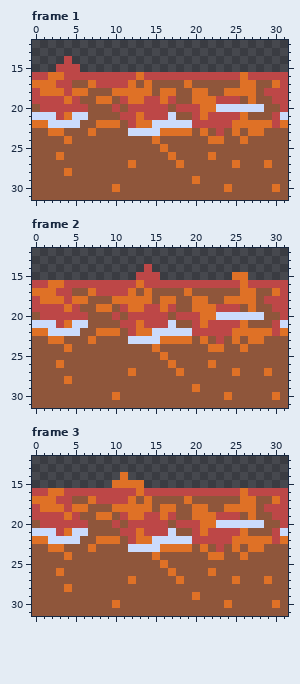
One commit to this pixel-art file: Beyond The Scrap/Assets/ItemSprite/Floor.aseprite. This is how it looked before the edit.
32x32 pixels, 3 frames. Shown: frame 1: x 0..31, y 12..31; frame 2: x 0..31, y 12..31; frame 3: x 0..31, y 12..31.
After the commit:
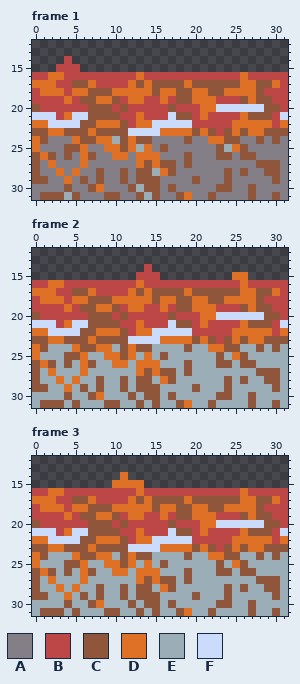
Palette (. is transparent): A #847e87  B #bd4747  C #8f563b  D #df7126  E #9badb7  F #cbdbfc
Diff:
Changed rows in their new state; - is an unchanged pixel.
Frame 1:
first column x 0:
24 D-AAAD--DDE-D--AAAA-AA----AA-A-A
25 DAAA--DAADD-DEDACAAAAAA-ED-AAAAA
26 -D-A-AD-AADDADDDAAA-AAA--A--AAAA
27 -ADAAADAAAAAAD-D--A-AAAAAAAA-C-A
28 -AADADAA-AA-A--ED-AAAAAA-A-AA--A
29 --AADA-A-AA-A---AAAACAAA-AAAAA-A
30 AAAA-AA-DAAA-E--A-AAAAA-CAA-AAAA
31 A---E-AAA--AA-E-AA-DAA-AAAA-AA-A
Frame 2:
first column x 0:
24 D-EEED--DDE-D--EEEE-EE----EE-E-E
25 DEEE--DEEDD-DEDECEEEEEE-ED-EEEEE
26 -D-E-ED-EEDDEDDDEEE-EEE--E--EEEE
27 -EDEEEDEEEEEED-D--E-EEEEEEEE-C-E
28 -EEDEDEE-EE-E--ED-EEEEEE-E-EE--E
29 --EEDE-E-EE-E---EEEECEEE-EEEEE-E
30 EEEE-EE-DEEE-E--E-EEEEE-CEE-EEEE
31 E---E-EEE--EE-E-EE-DEE-EEEE-EE-E
Frame 3: the same change as frame 2
Boxes around the changes in both pictures, in picture pixels (x1, y1, x2, y2):
changed: (32, 136, 288, 200)
changed: (32, 344, 288, 408)
changed: (32, 552, 288, 616)
